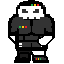
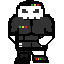
Layered file, before and after one edit (w=64, h=64). Changes by layer:
painted on "Pasted Layer" over [17,0,46,29]
painted on "patientIcon.png copy" over [14,0,46,64]
